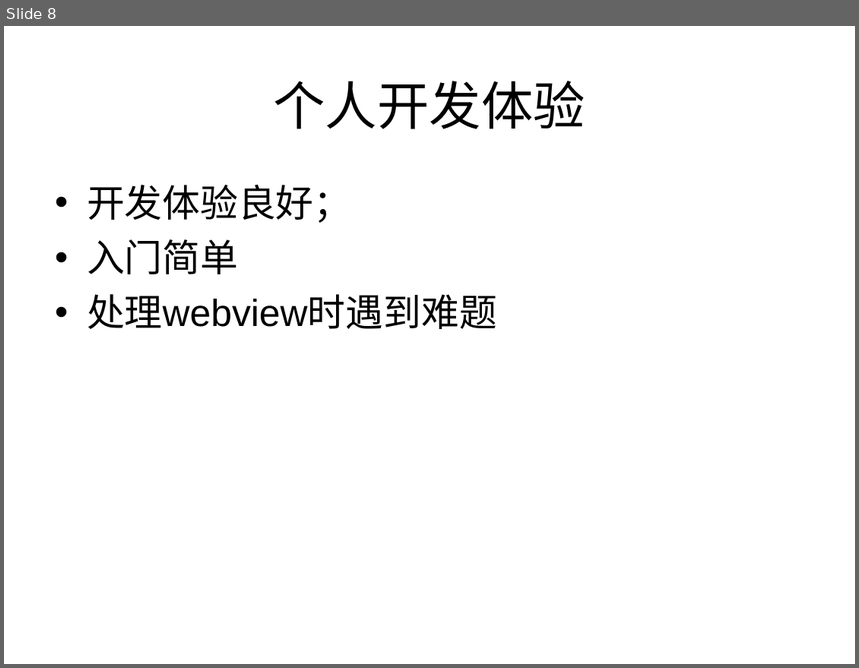
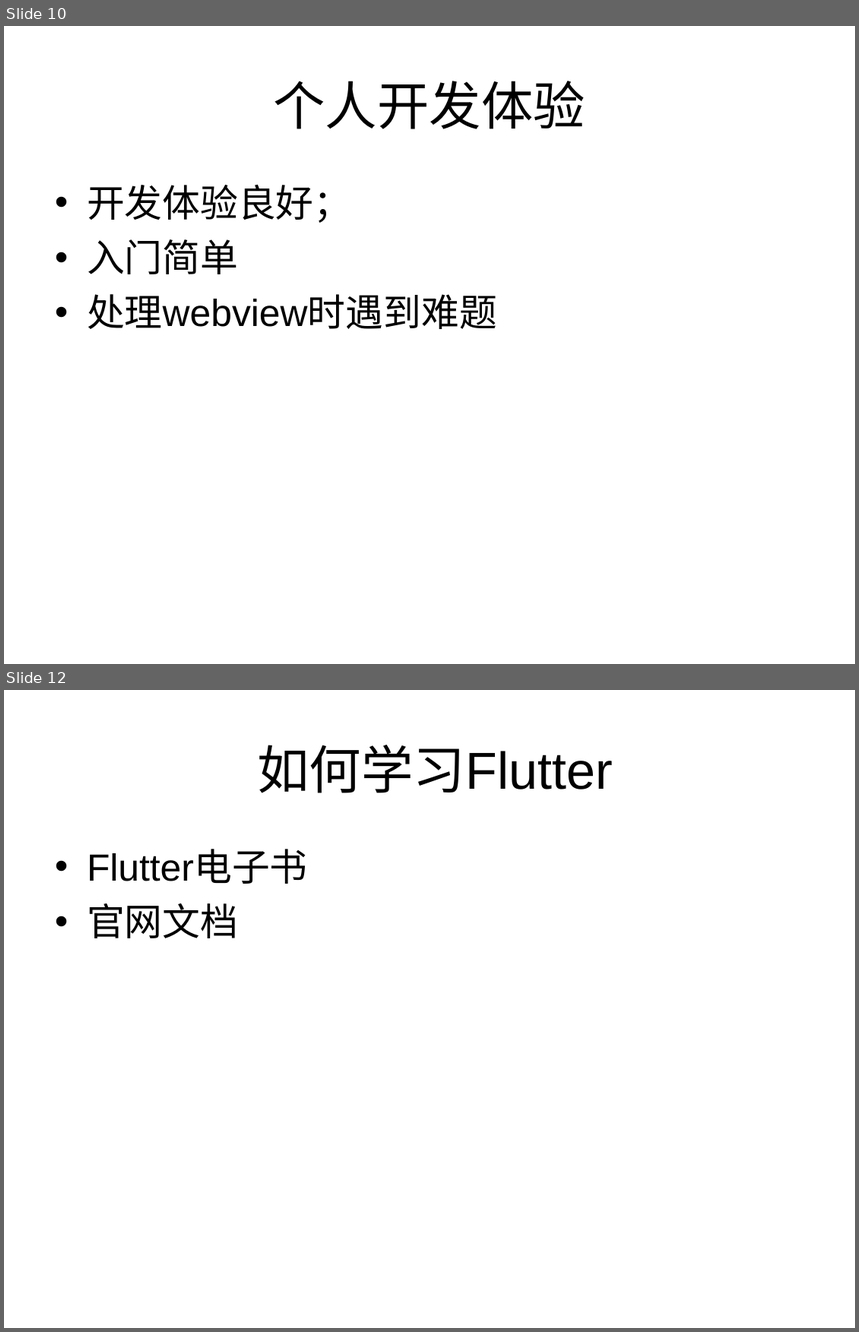
Before and after one commit to Newbit13/demo, a slide deck: flutter_demo/分享/跨端技术flutter分享.ppt. Shown one above the other, each under a label of ours: slide 8 before the commit, slides 10 and 12 after it; the slides between them are not shown. The pictures are 859x668 and 859x1332 pixels, drawn with LibreOffice and Linux fonts; fonts in the diff are those of the drawing. Boxes give left, top, right and bottom in pixels: in the first picture for what was removed or moved away, otherwise in the second. Text is boxed around its words. In the diff, an @@ line names an element or a change of style, - is before the commit and + after.

```diff
--- a/flutter_demo/分享/跨端技术flutter分享.ppt
+++ b/flutter_demo/分享/跨端技术flutter分享.ppt
@@ slide 12 added at <box>4,690,855,1328</box>, background #FFFFFF @@
@@ title added at <box>258,745,614,793</box>, 44 pt, text #000000 @@
+如何学习Flutter
@@ text added at <box>87,850,308,939</box>, 32 pt, text #000000 @@
+• Flutter电子书
+• 官网文档
@@ what was slide 8 is now slide 10 @@
```
Also in this commit, not shown: 4 slides changed, 6 other slides added, 2 slides removed, 11 other files.
